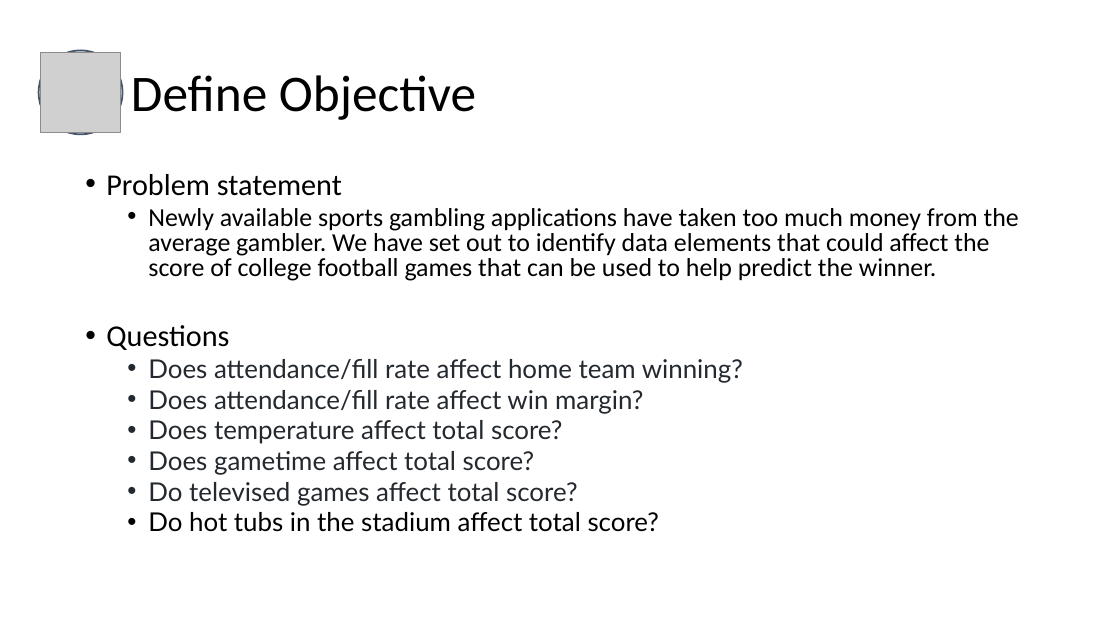
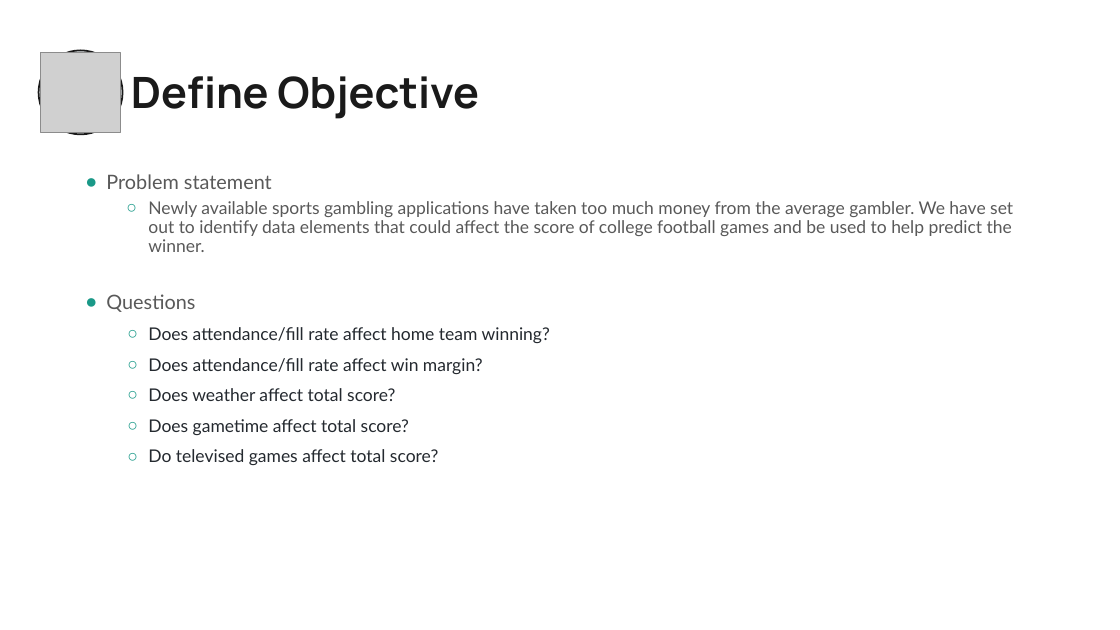
Before and after one commit to AndyGoodwin16/CFBGamesVSWeather, a slide deck: slide 3 of Project 1.pptx (slide 4 before the commit). Drawn at 1120x630 pixels with LibreOffice and Linux fonts; fonts in the diff are those of the drawing; grey boxes stand for pictures. Boxes give left, top, right and bottom in pixels: in the first picture for what was removed or moved away, otherwise in the second. Text is boxed around its words. In the diff, an @@ line names an element or a change of style, - is before the commit and + after.

```diff
--- a/Project 1.pptx
+++ b/Project 1.pptx
@@ ellipse at [39,50,123,134]: fill #E7E6E6 to #E9EDEE; outline #44546A 1.5 pt to #1A1A1A 1.5 pt @@
@@ title "Define Objective" at [131,76,479,119]: size 44 to 37 pt, font Calibri to Manrope, text colour #000000 to #1A1A1A, bold on @@
@@ text at [106,174,550,465]: size 25.9 to 17 pt, font Calibri to Lato, text colour #000000 to #595959 in "Problem statement", "Questions"; size 22.2 to 15 pt in "Does attendance/fill rate affect home team winning?", "Does attendance/fill rate affect win margin?", "Does gametime affect total score?", "Do televised games affect total score?"; bullet • to ●; line spacing 0.8 to 0.9; less space between paragraphs; bullet • to ○; more space between paragraphs @@
@@ text at [148,201,1013,252]: text changed; size 22.2 to 15 pt; font Calibri to Lato; text colour #000000 to #595959 @@
-  • Newly available sports gambling applications have taken too much money from the average gambler. We have set out to identify data elements that could affect the score of college football games that can be used to help predict the winner.
+  ○ Newly available sports gambling applications have taken too much money from the average gambler. We have set out to identify data elements that could affect the score of college football games and be used to help predict the winner.
@@ text at [148,388,395,401]: text changed; size 22.2 to 15 pt @@
-  • Does temperature affect total score?
+  ○ Does weather affect total score?
@@ text at [148,512,660,532]: paragraph removed @@
-  • Do hot tubs in the stadium affect total score?
```
Also in this commit, not shown: 7 other slides changed, 4 slides added, 5 slides removed.
